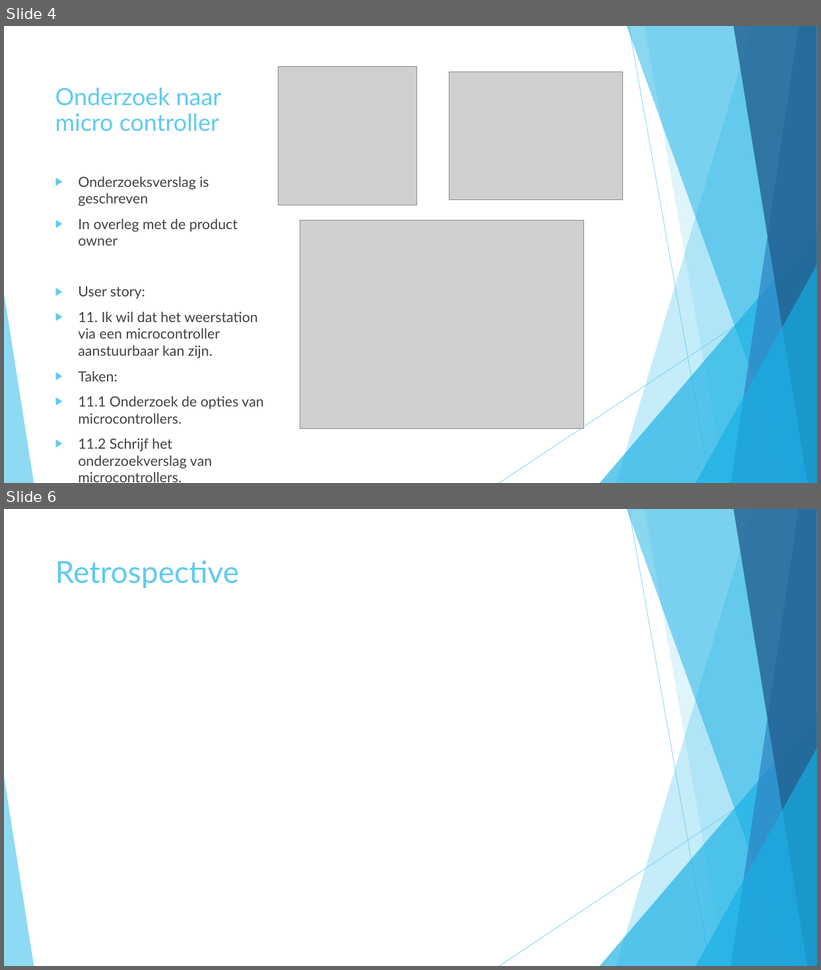
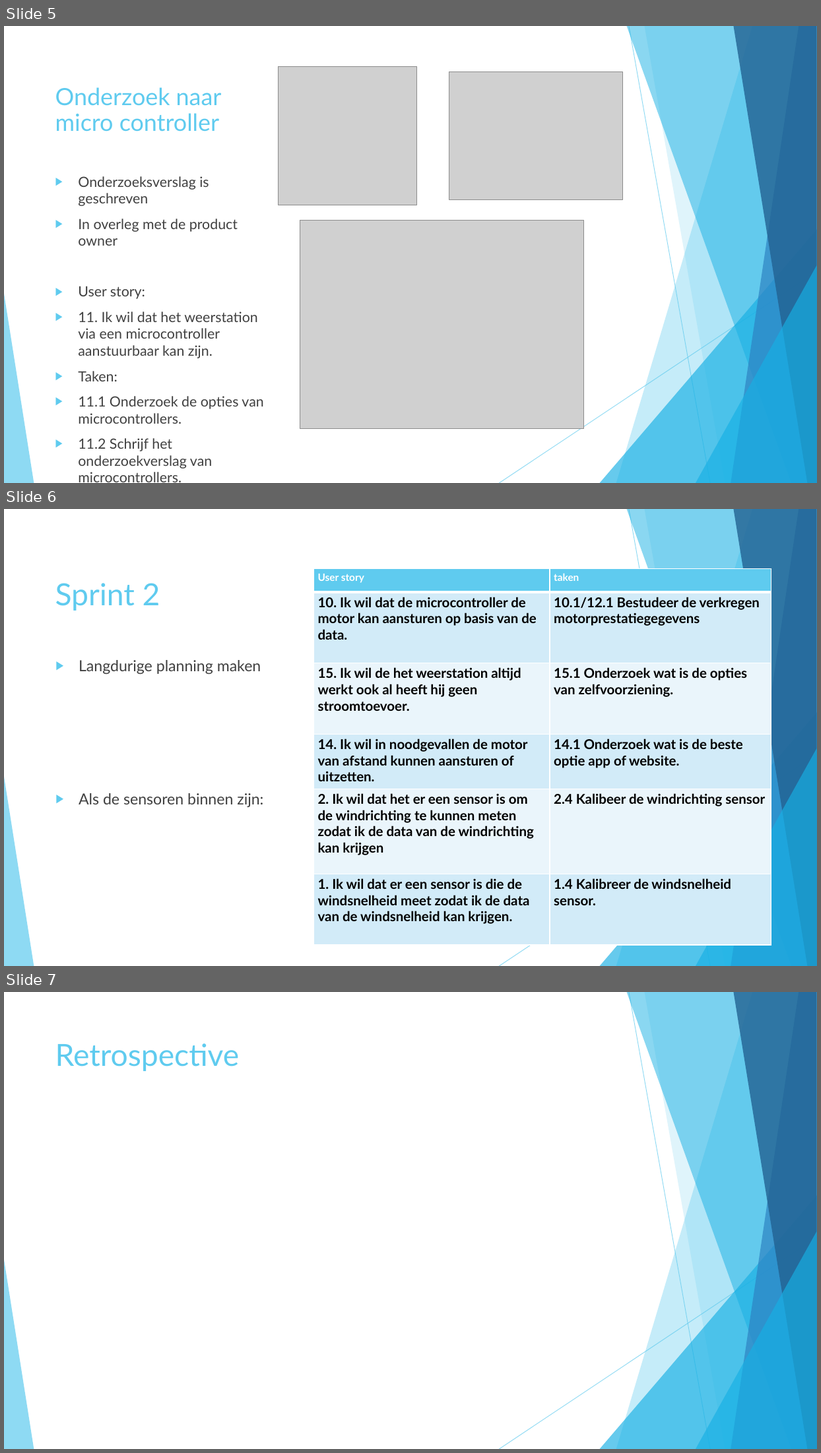
Before and after one commit to merelvdleeden/plastic_vanger, a slide deck: documentatie/scrum presentaties/sprint 1.pptx. Shown one above the other, each under a label of ours: slides 4 and 6 before the commit, slides 5, 6 and 7 after it; the slides between them are not shown. The pictures are 821x970 and 821x1453 pixels, drawn with LibreOffice and Linux fonts; fonts in the diff are those of the drawing; grey boxes stand for pictures. Boxes give left, top, right and bottom in pixels: in the first picture for what was removed or moved away, otherwise in the second. Text is boxed around its words. In the diff, an @@ line names an element or a change of style, - is before the commit and + after.

Commit message:
presentatie sprint 1 en afstreep versie gemaakt

```diff
--- a/documentatie/scrum presentaties/sprint 1.pptx
+++ b/documentatie/scrum presentaties/sprint 1.pptx
@@ slide 6 added at (4, 509, 817, 966), background #FFFFFF; not listed: 10 template elements that a slide beside it also shows @@
@@ title added at (55, 583, 160, 611), 36 pt, text #5FCBEF @@
+Sprint 2
@@ table added at (314, 569, 772, 946), 6 rows, 2 columns @@
+User story | taken
+10. Ik wil dat de microcontroller de motor kan aansturen op basis van de data. | 10.1/12.1 Bestudeer de verkregen motorprestatiegegevens
+15. Ik wil de het weerstation altijd werkt ook al heeft hij geen stroomtoevoer. | 15.1 Onderzoek wat is de opties van zelfvoorziening.
+14. Ik wil in noodgevallen de motor van afstand kunnen aansturen of uitzetten. | 14.1 Onderzoek wat is de beste optie app of website.
+2. Ik wil dat het er een sensor is om de windrichting te kunnen meten zodat ik de data van de windrichting kan krijgen | 2.4 Kalibeer de windrichting sensor
+1. Ik wil dat er een sensor is die de windsnelheid meet zodat ik de data van de windsnelheid kan krijgen. | 1.4 Kalibreer de windsnelheid sensor.
@@ text added at (79, 660, 263, 807), 18 pt, text #404040 @@
+▶ Langdurige planning maken
+▶ Als de sensoren binnen zijn:
@@ what was slide 4 is now slide 5 @@
@@ what was slide 6 is now slide 7 @@
```
Also in this commit, not shown: 2 slides changed, 1 other slide added, 1 slide removed, 2 other files.
